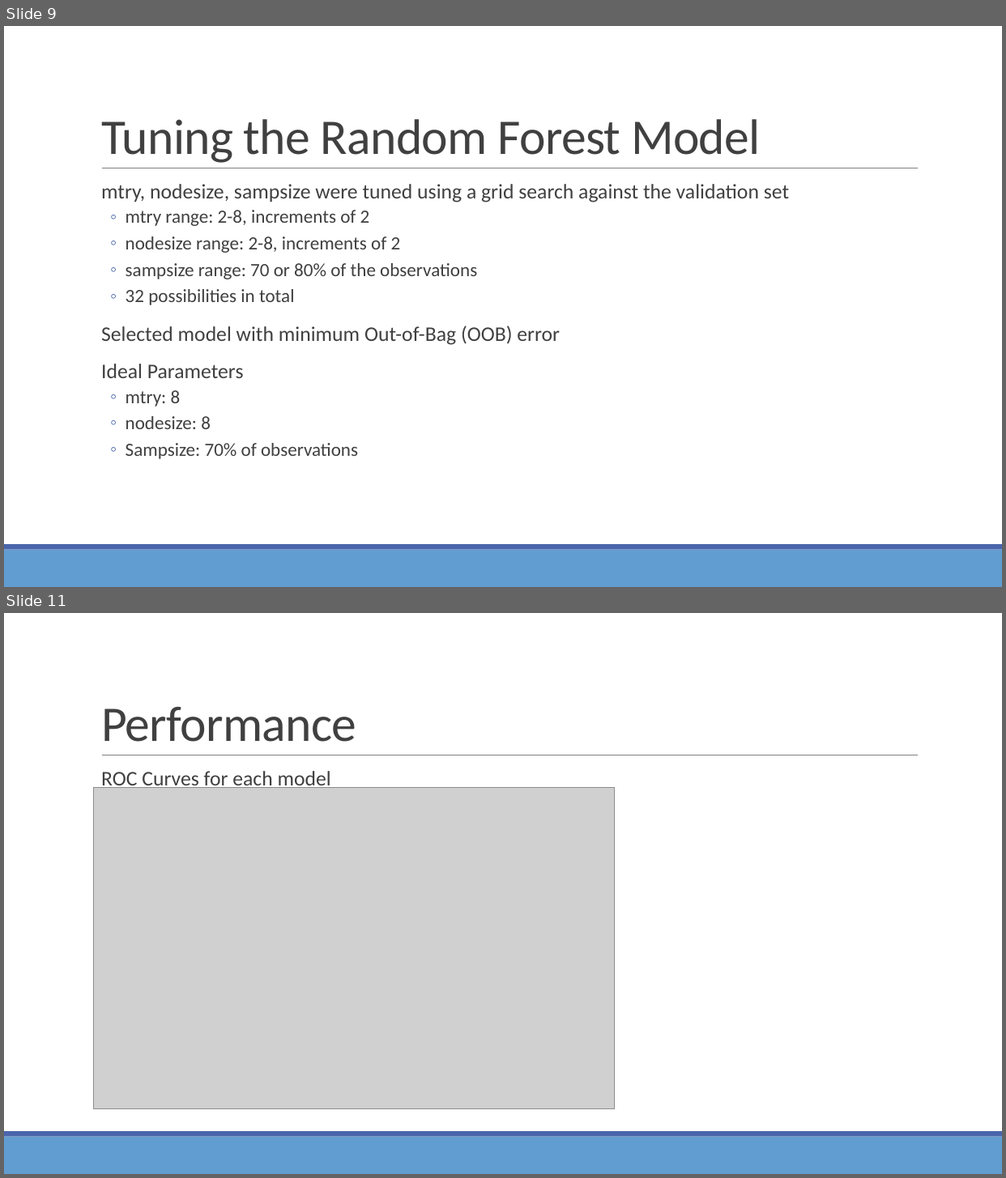
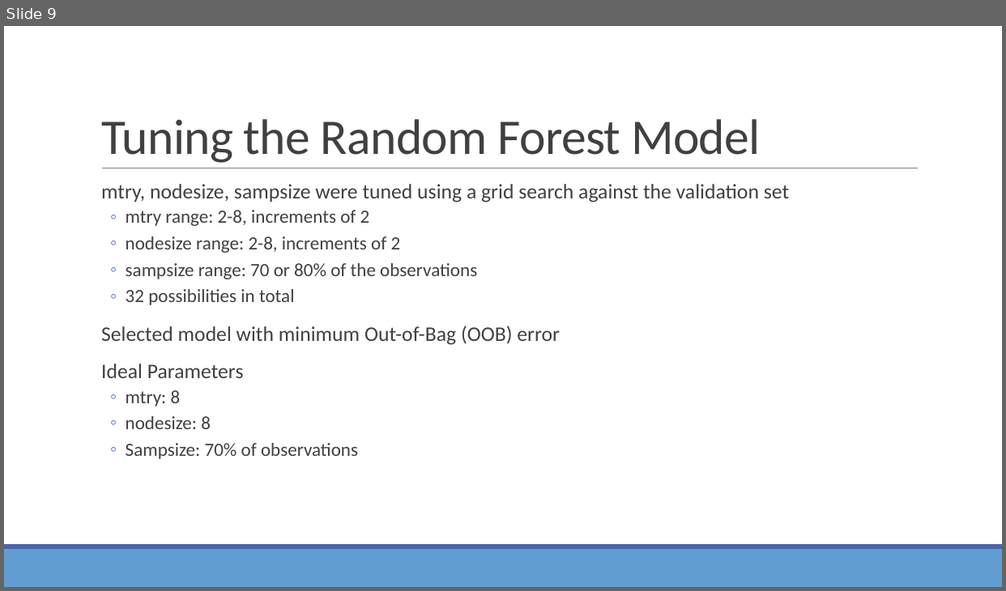
Before and after one commit to yelaura/r-assignments, a slide deck: Practical Machine Learning/Optimizing Decision Trees and Random Forest Models.pptx. Shown one above the other, each under a label of ours: slides 9 and 11 before the commit, slide 9 after it; the slides between them are not shown. The pictures are 1006x1178 and 1006x591 pixels, drawn with LibreOffice and Linux fonts; fonts in the diff are those of the drawing; grey boxes stand for pictures. Boxes give left, top, right and bottom in pixels: in the first picture for what was removed or moved away, otherwise in the second. Text is boxed around its words. In the diff, an @@ line names an element or a change of style, - is before the commit and + after.

```diff
--- a/Practical Machine Learning/Optimizing Decision Trees and Random Forest Models.pptx
+++ b/Practical Machine Learning/Optimizing Decision Trees and Random Forest Models.pptx
@@ slide 11 removed at (4,613,1002,1174), background #FFFFFF; not listed: 3 template elements that a slide beside it also shows @@
@@ title removed at (101,707,356,742) @@
-Performance
@@ text removed at (101,771,331,790) @@
-  ROC Curves for each model
@@ picture removed at (94,788,615,1110) @@
```
Also in this commit, not shown: 1 slide changed, 1 other slide removed.
